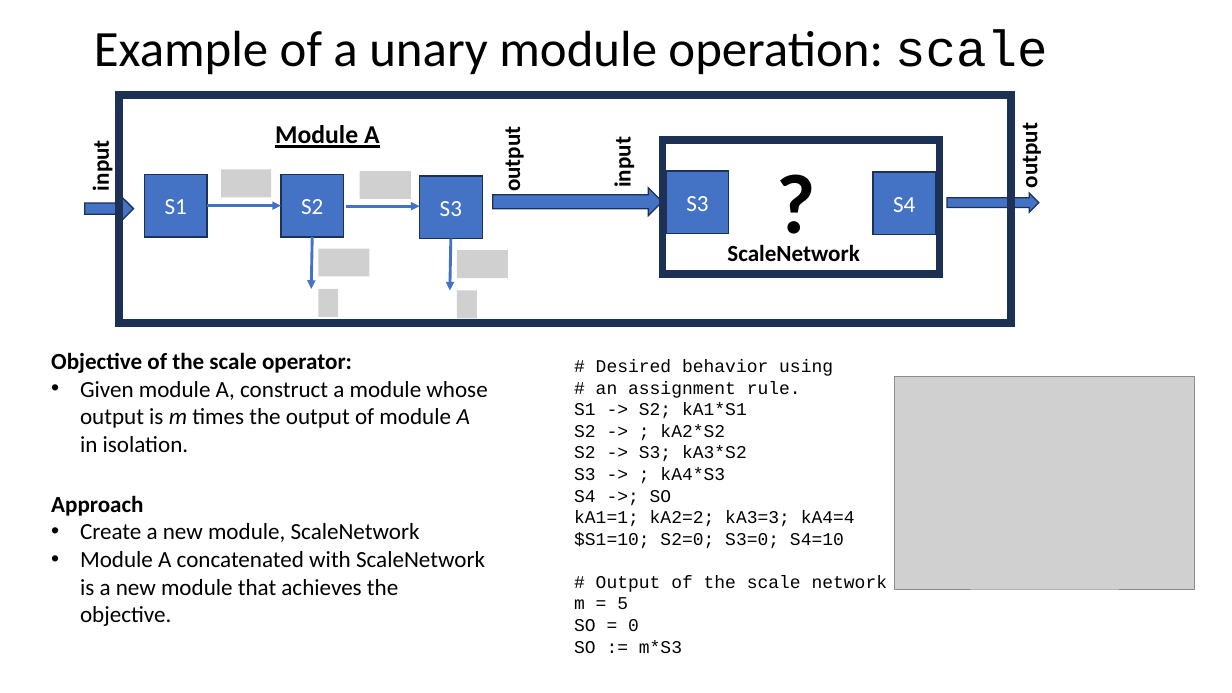
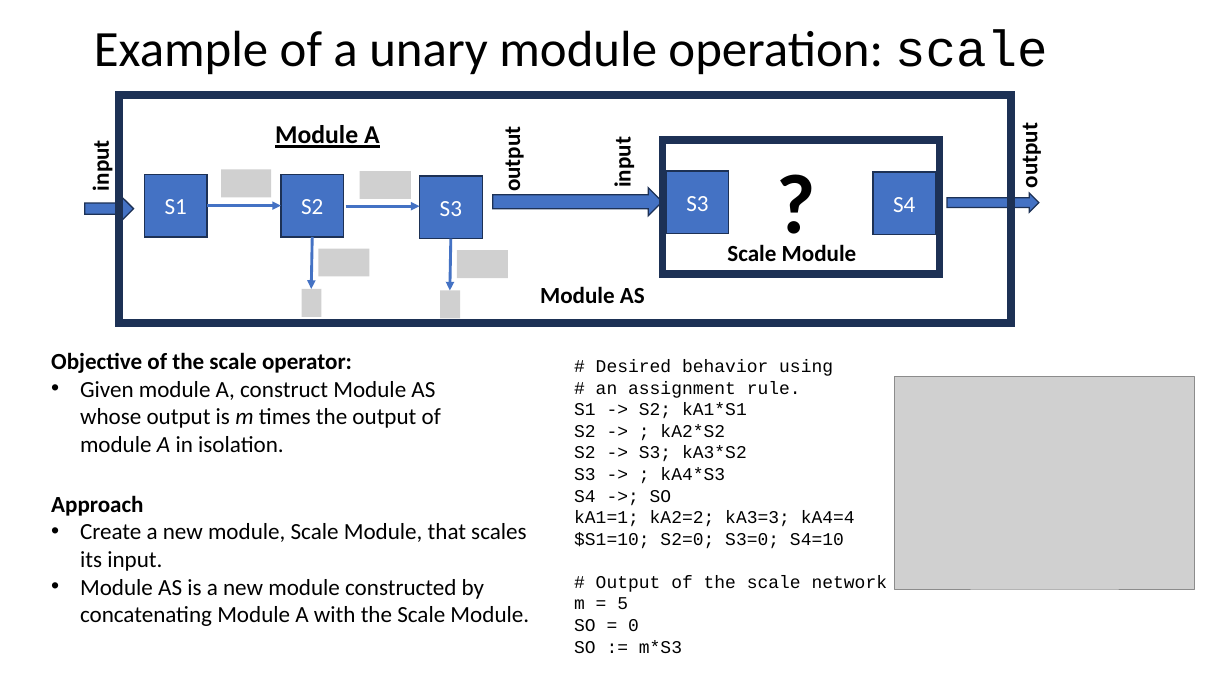
Before and after one commit to joseph-hellerstein/linear_reaction_networks, a slide deck: slide 8 of docs/module_framework.pptx. Drawn at 1232x693 pixels with LibreOffice and Linux fonts; fonts in the diff are those of the drawing; grey boxes stand for pictures. Boxes give left, top, right and bottom in pixels: in the first picture for what was removed or moved away, otherwise in the second. Text is boxed around its words. In the diff, an @@ line names an element or a change of style, - is before the commit and + after.

```diff
--- a/docs/module_framework.pptx
+++ b/docs/module_framework.pptx
@@ text at [727,244,857,261]: text changed @@
-ScaleNetwork
+Scale Module
@@ picture: place and size @@
-picture at [318,289,338,317]
+picture at [301,289,322,317]
@@ picture: place and size @@
-picture at [457,290,477,318]
+picture at [440,290,460,318]
@@ text added at [540,286,645,303], 18 pt, text #000000, bold @@
+Module AS
@@ text at [80,381,441,452]: text changed @@
-• Given module A, construct a module whose output is m times the output of module A in isolation.
+• Given module A, construct Module AS whose output is m times the output of module A in isolation.
@@ text at [80,523,529,626]: text changed @@
-• Create a new module, ScaleNetwork
-• Module A concatenated with ScaleNetwork is a new module that achieves the objective.
+• Create a new module, Scale Module, that scales its input.
+• Module AS is a new module constructed by concatenating Module A with the Scale Module.
```
Also in this commit, not shown: 8 other slides changed, 1 slide added, 1 other file.
